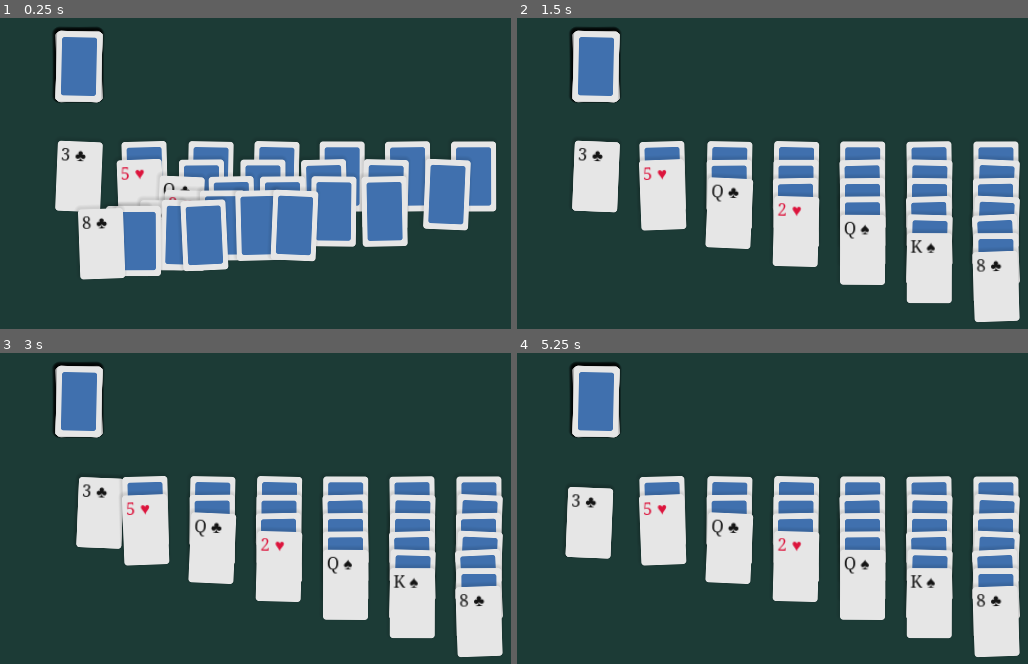
Above: before the commit, frames 1-4 (two rows, left to right).
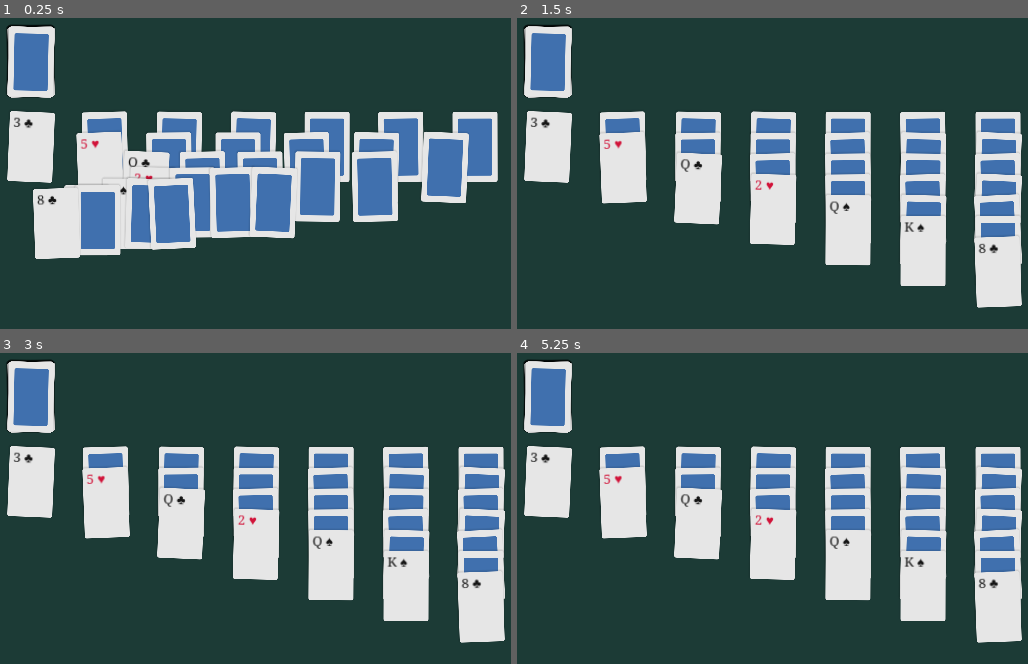
Above: after the commit, the same moments.

Repository: benet1one/klondike
Game: Godot game, scene res://game.tscn
Two runs of this game, one before a commit and one after it. Both use one fixed random seed, a clock stepped at 60 frames per second and the inputs below.
Inputs (mouse positions are in pixels of both pictures, inside the frame that each line leads up to):
- Up to frame 1 (0.25 s): no input
- Up to frame 2 (1.5 s): click (593, 176) at 0.52 s; click (593, 176) at 1.27 s
- Up to frame 3 (3 s): click (76, 511) at 2.02 s; tap Enter at 2.75 s; move the mouse to (454, 536) at 2.77 s
- Up to frame 4 (5.25 s): tap Space at 3.5, 5 s; move the mouse to (634, 580) at 3.52 s; tap Enter at 4.25 s; move the mouse to (874, 458) at 4.27 s; move the mouse to (757, 648) at 5.02 s

The runs differ from the first frame. In frame 1, 35% of the frame differs, in the area x 1-98%, y 2-85%; in frame 2, 33%; in frame 3, 31%; in frame 4, 33%.

Commit message:
Fixed Scaling and Improved Visuals

Diff:
--- a/card.gd
+++ b/card.gd
@@ -17,7 +17,7 @@
 var tab: int = -1
 var row: int = -1
 
-var ColorRed: Color = Color.CRIMSON
+var ColorRed: Color = Color.CRIMSON.darkened(0.05)
 var ColorBlack: Color = Color.from_hsv(0, 0, 0.08)
 
 # Called when the node enters the scene tree for the first time.
--- a/card.tres
+++ b/card.tres
@@ -2,10 +2,10 @@
 
 [resource]
 bg_color = Color(0.900705, 0.900705, 0.900705, 1)
-corner_radius_top_left = 4
-corner_radius_top_right = 4
-corner_radius_bottom_right = 4
-corner_radius_bottom_left = 4
+corner_radius_top_left = 5
+corner_radius_top_right = 5
+corner_radius_bottom_right = 5
+corner_radius_bottom_left = 5
 shadow_color = Color(0, 0, 0, 0.0980392)
 shadow_size = 4
 shadow_offset = Vector2(-1, -2)
--- a/card.tscn
+++ b/card.tscn
@@ -6,14 +6,14 @@
 
 [sub_resource type="Theme" id="Theme_qveih"]
 default_font = ExtResource("3_625px")
-default_font_size = 20
+default_font_size = 32
 
 [sub_resource type="StyleBoxFlat" id="StyleBoxFlat_ec1a0"]
 bg_color = Color(0.249579, 0.441225, 0.68322, 1)
-corner_radius_top_left = 3
-corner_radius_top_right = 3
-corner_radius_bottom_right = 3
-corner_radius_bottom_left = 3
+corner_radius_top_left = 4
+corner_radius_top_right = 4
+corner_radius_bottom_right = 4
+corner_radius_bottom_left = 4
 
 [sub_resource type="Animation" id="Animation_c4s7c"]
 length = 0.001
@@ -21,7 +21,7 @@
 tracks/0/imported = false
 tracks/0/enabled = true
 tracks/0/path = NodePath(".:scale")
-tracks/0/interp = 1
+tracks/0/interp = 2
 tracks/0/loop_wrap = true
 tracks/0/keys = {
 "times": PackedFloat32Array(0),
@@ -128,10 +128,10 @@
 script = ExtResource("1_wgngc")
 
 [node name="Button" type="Button" parent="."]
-offset_left = -27.0
-offset_top = -42.0
-offset_right = 27.0
-offset_bottom = 42.0
+offset_left = -54.0
+offset_top = -84.0
+offset_right = 54.0
+offset_bottom = 84.0
 theme_override_styles/focus = ExtResource("2_70n5d")
 theme_override_styles/disabled = ExtResource("2_70n5d")
 theme_override_styles/hover_pressed = ExtResource("2_70n5d")
@@ -141,18 +141,18 @@
 action_mode = 0
 
 [node name="Letter" type="Label" parent="."]
-offset_left = -23.0
-offset_top = -41.0
-offset_right = 29.0
-offset_bottom = -13.0
+offset_left = -45.0
+offset_top = -81.0
+offset_right = 52.0
+offset_bottom = -36.0
 theme = SubResource("Theme_qveih")
 text = "<NA>"
 
 [node name="Backside" type="Panel" parent="."]
-offset_left = -21.0
-offset_top = -35.0
-offset_right = 21.0
-offset_bottom = 35.0
+offset_left = -41.0
+offset_top = -68.0
+offset_right = 41.0
+offset_bottom = 69.0
 theme_override_styles/panel = SubResource("StyleBoxFlat_ec1a0")
 
 [node name="AnimationPlayer" type="AnimationPlayer" parent="."]
--- a/game.tscn
+++ b/game.tscn
@@ -9,23 +9,24 @@
 script = ExtResource("1_g21cl")
 
 [node name="Stack" type="Node2D" parent="."]
-position = Vector2(240, 81)
+position = Vector2(365, 151)
 script = ExtResource("1_haqhf")
 
 [node name="StackClick" type="Button" parent="Stack"]
 modulate = Color(1, 1, 1, 0)
 z_index = 100
-offset_left = -34.0
-offset_top = -51.0
-offset_right = 34.0
-offset_bottom = 53.0
+offset_left = -57.0
+offset_top = -88.0
+offset_right = 57.0
+offset_bottom = 90.0
+metadata/_edit_use_anchors_ = true
 
 [node name="Tableau" type="Node2D" parent="."]
-position = Vector2(240, 213)
+position = Vector2(365, 355)
 script = ExtResource("2_edid8")
 
 [node name="Foundations" type="Node2D" parent="."]
-position = Vector2(546, 81)
+position = Vector2(671, 151)
 script = ExtResource("5_ic32s")
 
 [connection signal="pressed" from="Stack/StackClick" to="Stack" method="_on_stack_clicked"]
--- a/klondike.gd
+++ b/klondike.gd
@@ -3,7 +3,7 @@
 var card_scene: PackedScene = load("res://card.tscn")
 var card_set: Array[Card]
 
-var spacing: Vector2 = Vector2(80, 22)
+var spacing: Vector2 = Vector2(180, 50)
 # Called when the node enters the scene tree for the first time.
 func _ready() -> void:
 	generate_and_split_cards()
--- a/project.godot
+++ b/project.godot
@@ -25,7 +25,6 @@
 window/size/viewport_height=1080
 window/stretch/mode="canvas_items"
 window/stretch/aspect="expand"
-window/stretch/scale=2.0
 
 [dotnet]
 
